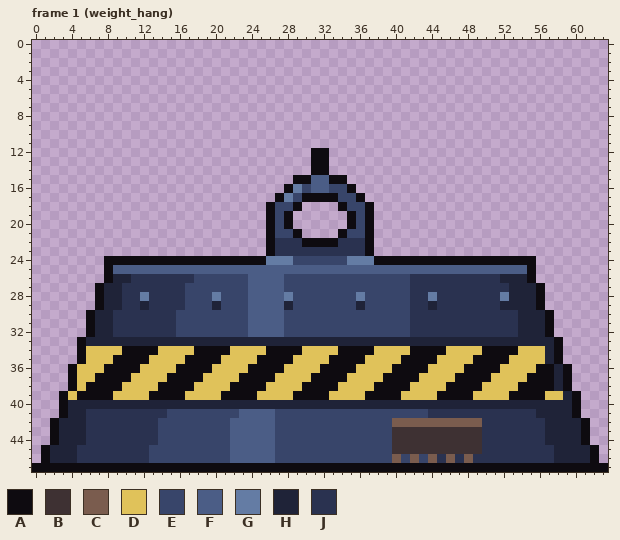
File history of a pixel-art file, assets/source/props/floor01/gw_weight.ase. Above: the version before the commit.
64x48 pixels, 2 frames. Shown: frame 1 (weight_hang). The commit also changed other frames, which this record leaves out.
Palette (. is transparent): A #0e0b10  B #3e3133  C #7a5c4e  D #e0c25a  E #38456a  F #4b5d86  G #647ca4  H #1f2338  J #2a3250
Pixels before, frame 1 (weight_hang) (only the part around the change), first column x 0:
 9 ................................................................
10 ................................................................
11 ................................................................
12 ...............................AA...............................
13 ...............................AA...............................
14 ...............................AA...............................
15 .............................AAFFAA.............................
16 ............................AGEFFEEA............................
17 ...........................AGEAAAAEEA...........................
18 ..........................AEEA....AEEA..........................
19 ..........................AEA......AEA..........................
20 ..........................AEA......AEA..........................
21 ..........................AEEA....AEEA..........................
22 ..........................AJJJAAAAJJJA..........................
23 ..........................AJJJJJJJJJJA..........................
24 ........AAAAAAAAAAAAAAAAAAGGGEEEEEEGGGAAAAAAAAAAAAAAAAAA........
25 ........AFFFFFFFFFFFFFFFFFFFFFFFFFFFFFFFFFFFFFFFFFFFFFFA........
26 ........AHHJJJJJJJEEEEEEFFFFEEEEEEEEEEEEEEJJJJJJJJJJHHHA........
27 .......AHHJJJJJJJEEEEEEEFFFFEEEEEEEEEEEEEEJJJJJJJJJJJHHHA.......
28 .......AHHJJGJJJJEEEGEEEFFFFGEEEEEEEGEEEEEJJGJJJJJJJGHHHA.......
29 .......AHHJJHJJJJEEEHEEEFFFFHEEEEEEEHEEEEEJJHJJJJJJJHHHHA.......
30 ......AHHJJJJJJJEEEEEEEEFFFFEEEEEEEEEEEEEEJJJJJJJJJJJJHHHA......
31 ......AHHJJJJJJJEEEEEEEEFFFFEEEEEEEEEEEEEEJJJJJJJJJJJJHHHA......
32 ......AHHJJJJJJJEEEEEEEEFFFFEEEEEEEEEEEEEEJJJJJJJJJJJJHHHA......
33 .....AHHHHHHHHHHHHHHHHHHHHHHHHHHHHHHHHHHHHHHHHHHHHHHHHHHHHA.....
34 .....ADDDDAAAADDDDAAAADDDDAAAADDDDAAAADDDDAAAADDDDAAAADDDHA.....
35 .....ADDDAAAADDDDAAAADDDDAAAADDDDAAAADDDDAAAADDDDAAAADDDDHA.....
36 ....ADDDAAAADDDDAAAADDDDAAAADDDDAAAADDDDAAAADDDDAAAADDDDAAHA....
37 ....ADDAAAADDDDAAAADDDDAAAADDDDAAAADDDDAAAADDDDAAAADDDDAAAHA....
38 ....ADAAAADDDDAAAADDDDAAAADDDDAAAADDDDAAAADDDDAAAADDDDAAAAHA....
39 ...ADAAAADDDDAAAADDDDAAAADDDDAAAADDDDAAAADDDDAAAADDDDAAAADDHA...
40 ...AHHHHHHHHHHHHHHHHHHHHHHHHHHHHHHHHHHHHHHHHHHHHHHHHHHHHHHHHA...
41 ...AHHJJJJJJJJJEEEEEEEEFFFFEEEEEEEEEEEEEEEEEJJJJJJJJJJJJHHHHA...
42 ..AHHHJJJJJJJJEEEEEEEEFFFFFEEEEEEEEEEEEECCCCCCCCCCJJJJJJJHHHHA..
43 ..AHHHJJJJJJJJEEEEEEEEFFFFFEEEEEEEEEEEEEBBBBBBBBBBJJJJJJJHHHHA..
44 ..AHHHJJJJJJJJEEEEEEEEFFFFFEEEEEEEEEEEEEBBBBBBBBBBJJJJJJJHHHHA..
45 .AHHHJJJJJJJJEEEEEEEEEFFFFFEEEEEEEEEEEEEBBBBBBBBBBJJJJJJJJHHHHA.
46 .AHHHJJJJJJJJEEEEEEEEEFFFFFEEEEEEEEEEEEECECECJCJCJJJJJJJJJHHHHA.
47 AAAAAAAAAAAAAAAAAAAAAAAAAAAAAAAAAAAAAAAAAAAAAAAAAAAAAAAAAAAAAAAA
And afterwards:
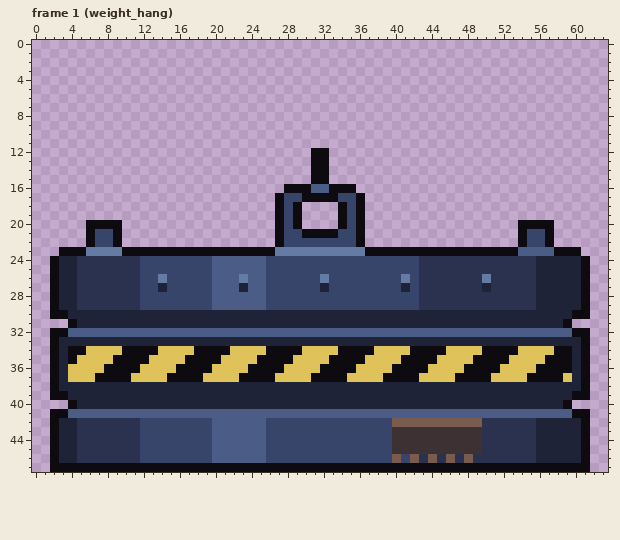
Diff:
Changed rows in their new state; - is an unchanged pixel.
Frame 1 (weight_hang):
first column x 0:
15 -----------------------------..AA..-----------------------------
16 -----------------------------AA--AA-----------------------------
17 ----------------------------E-----------------------------------
18 --------------------------.A--------A.--------------------------
19 --------------------------.AEA----AEA.--------------------------
20 ------AAAA----------------.AEA----AEA.----------------AAAA------
21 ------AEEA----------------.A-EAAAAE-A.----------------AEEA------
22 ------AEEA----------------.AEEEEEEEEA.----------------AEEA------
23 ---AAAGGGGAAAAAAAAAAAAAAAA-GGGGGGGGGG-AAAAAAAAAAAAAAAAFFFFAAA---
24 --AHHJJJJJJJEEEEEEEEFFFFFFEEE------EEEEEEEEJJJJJJJJJJJJJHHHHHA--
25 --AHHJJJJJJJEEEEEEEE------EEEEEEEEEEEEEEEEEJJJJJJJJJJJJJHHHHHA--
26 --AHHJJJJJJ-EEGEEE--FFFG--EE----G--------GE-------G-JJJJHHHHHA--
27 --AHHJJJJJ--EEHEE---FFFH--EE----H--------HE-------H--JJJHHHHHA--
28 --AHHJJJJJ--EEEEE---FFFF--EEE-------E-----E-J-------JJJJHHHHHA--
29 --AHHJJJJJ--EEEEE---FFFF--EEE-------E-----E-J-------JJJJHHHHHA--
30 --AAHHH--HHHHHHHHHHHHHHHHHHHHHHHHHHHHHHHHHHHHHHHHHHHHH---HHHAA--
31 ----AHH--HHHHHHHHHHHHHHHHHHHHHHHHHHHHHHHHHHHHHHHHHHHHH---HHA----
32 --AAFFFFFFFFFFFFFFFFFFFF----FFFFFFFFFFFFFFFFFFFFFFFFFFFFFFFFAA--
33 --AHHH----------------------------------------------------HHHA--
34 --AHA----------------------------------------------------D-AHA--
35 --AHAD---------------------------------------------------A-AHA--
36 --AHD-----------------------------------------------------A-HA--
37 --AHD-----------------------------------------------------ADHA--
38 --AHHHHHHHHHHHHHHHHHHHHHHHHHHHHHHHHHHHHHHHHHHHHHHHHHHHHHHH-HHA--
39 --A-HHHHHHHHHHHHHHHHHHHHHHHHHHHHHHHHHHHHHHHHHHHHHHHHHHHHHHH--A--
40 ---.A------------------------------------------------------A.---
41 --A-FFFFFFFFFFFFFFFFFFF----FFFFFFFFFFFFFFFFFFFFFFFFFFFFFFFFF-A--
42 -----J------EE------FF----E-----------------------------H-------
43 -----J------EE------FF----E-----------------------------H-------
44 -----J------EE------FF----E-----------------------------H-------
45 -.A---------E-------FF----E-----------------------------HH---A.-
46 -.A---------E-------FF----E----------------J------------HH---A.-
47 ..------------------------------------------------------------..
Boxes around the changes in both pictures, in picture pixels (x1, y1, x2, y2):
changed: (32, 175, 608, 472)
